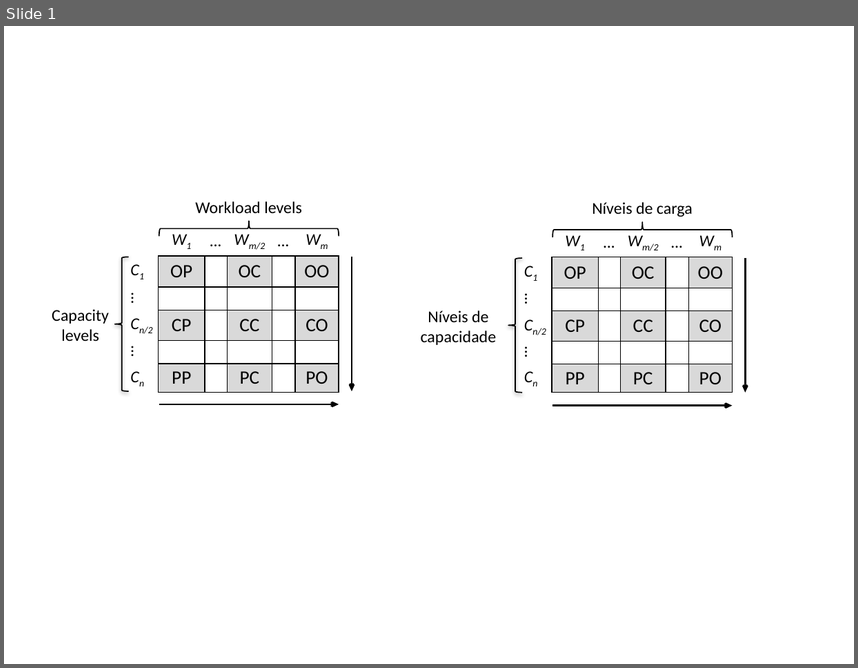
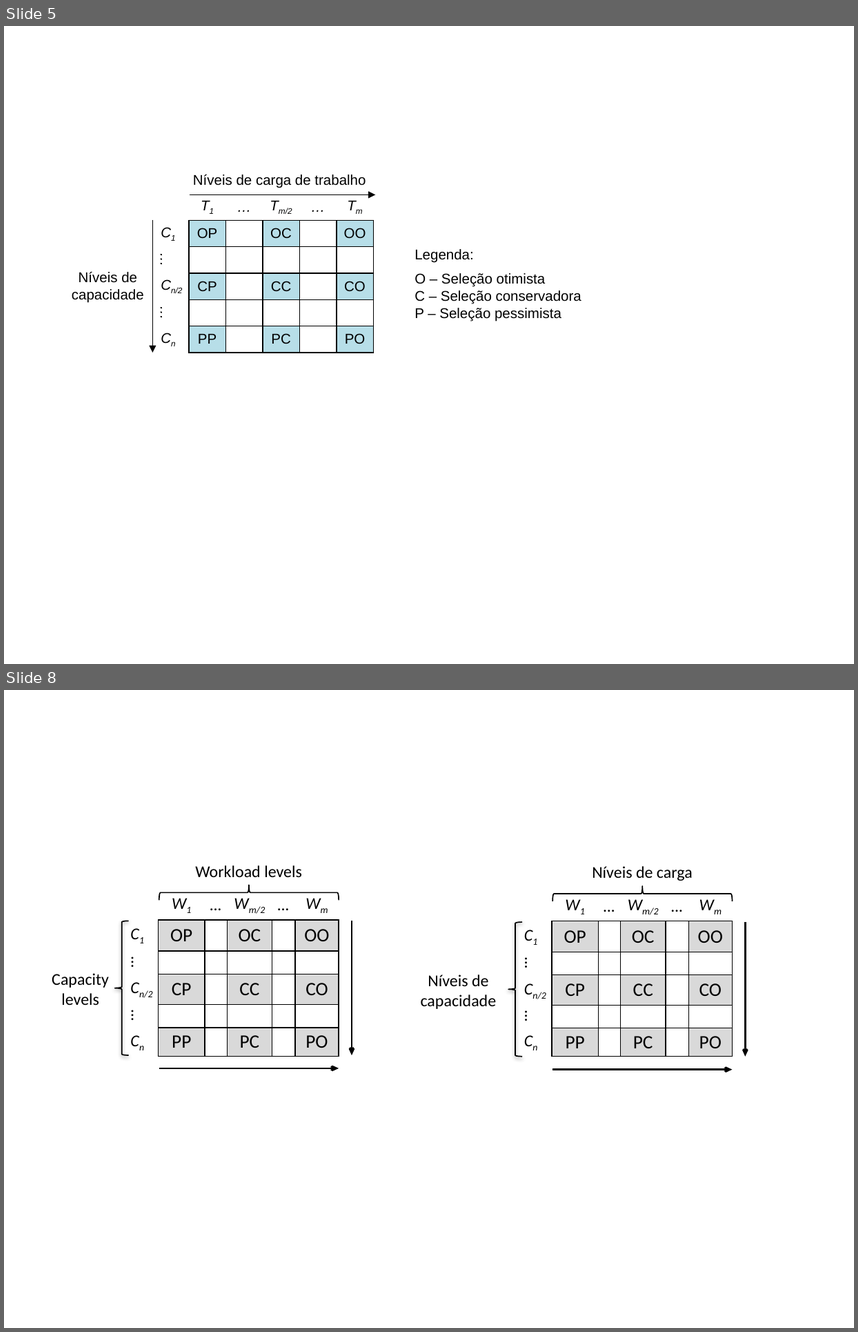
Before and after one commit to marcelocg/Dissertacao, a slide deck: Diagramas/cloud-capacitor-figuras.pptx. Shown one above the other, each under a label of ours: slide 1 before the commit, slides 5 and 8 after it; the slides between them are not shown. The pictures are 858x668 and 858x1332 pixels, drawn with LibreOffice and Linux fonts; fonts in the diff are those of the drawing. Boxes give left, top, right and bottom in pixels: in the first picture for what was removed or moved away, otherwise in the second. Text is boxed around its words. In the diff, an @@ line names an element or a change of style, - is before the commit and + after.

```diff
--- a/Diagramas/cloud-capacitor-figuras.pptx
+++ b/Diagramas/cloud-capacitor-figuras.pptx
@@ slide 5 added at <box>4,26,854,664</box>, background #FFFFFF @@
@@ text added at <box>193,174,366,188</box>, 12 pt, text #000000 @@
+Níveis de carga de trabalho
@@ table added at <box>158,194,372,352</box>, 6 rows, 6 columns @@
+ | T1 | … | Tm/2 | … | Tm
+C1 | OP |  | OC |  | OO
+… |  |  |  |  | 
+Cn/2 | CP |  | CC |  | CO
+… |  |  |  |  | 
+Cn | PP |  | PC |  | PO
@@ arrow added from (190, 194) to (375, 194), #000000 1 pt @@
@@ arrow added from (153, 220) to (153, 352), #000000 1 pt @@
@@ text added at <box>415,249,473,263</box>, 12 pt, text #000000 @@
+Legenda:
@@ text added at <box>72,272,144,303</box>, 12 pt, text #000000 @@
+Níveis de capacidade
@@ text added at <box>415,273,582,321</box>, 12 pt, text #000000 @@
+O – Seleção otimista
+C – Seleção conservadora
+P – Seleção pessimista
@@ what was slide 1 is now slide 8 @@
```
Also in this commit, not shown: 3 slides changed, 9 other slides added, 13 other files.
